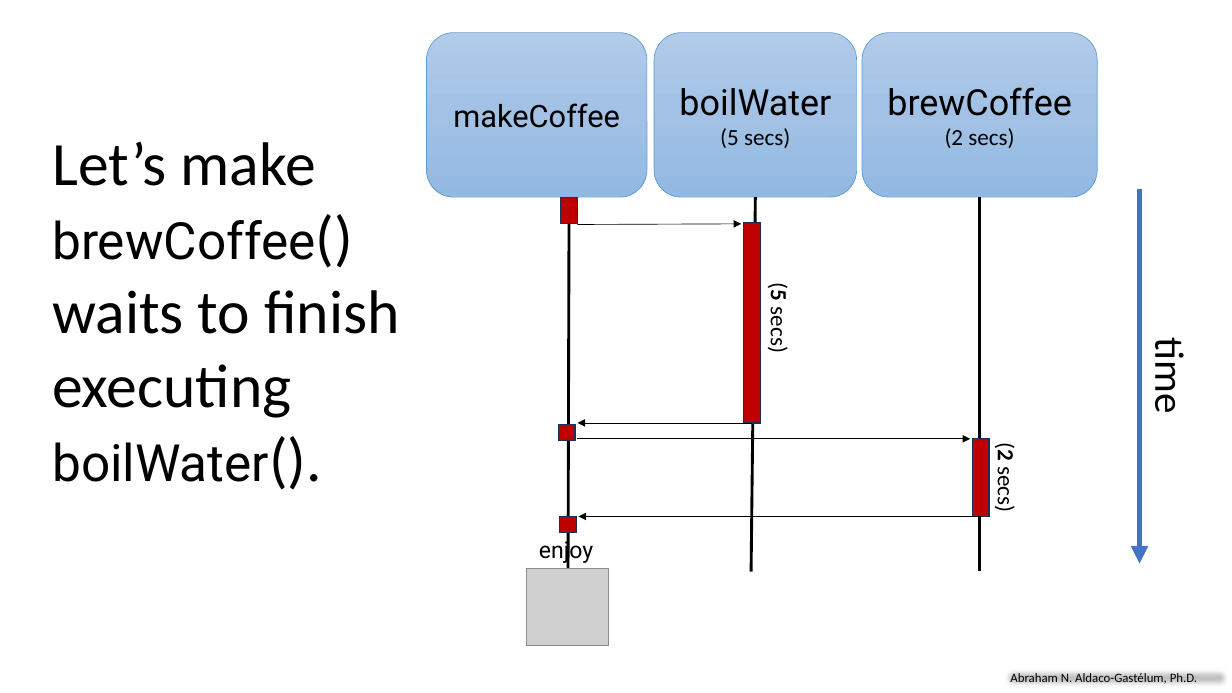
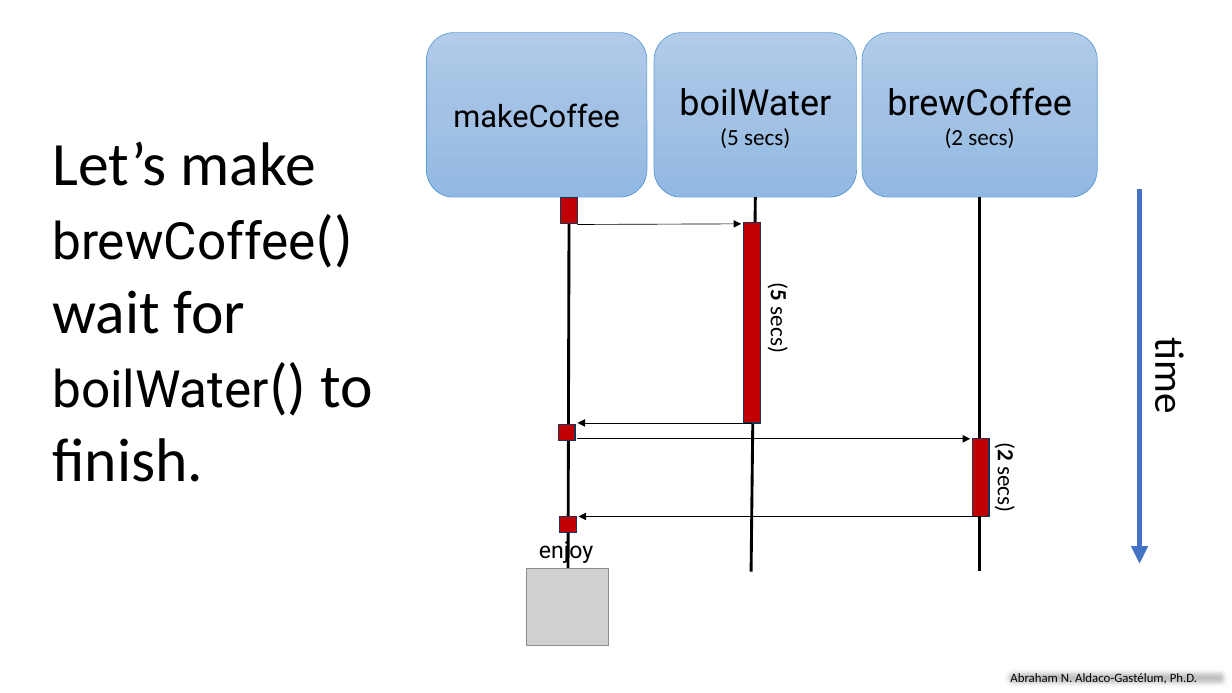
Before and after one commit to aaldacog/uwp, a slide deck: slide 31 of AsynchronousProcessing_AbrahamAldaco.pptx. Drawn at 1232x693 pixels with LibreOffice and Linux fonts; fonts in the diff are those of the drawing; grey boxes stand for pictures. Boxes give left, top, right and bottom in pixels: in the first picture for what was removed or moved away, otherwise in the second. Text is boxed around its words. In the diff, an @@ line names an element or a change of style, - is before the commit and + after.

```diff
--- a/AsynchronousProcessing_AbrahamAldaco.pptx
+++ b/AsynchronousProcessing_AbrahamAldaco.pptx
@@ text at (52, 142, 372, 482): text changed @@
-Let’s make brewCoffee() waits to finish executing boilWater().
+Let’s make brewCoffee() wait for boilWater() to finish.
```
Also in this commit, not shown: 24 other slides changed, 3 slides added, 1 slide removed, 1 other file.
